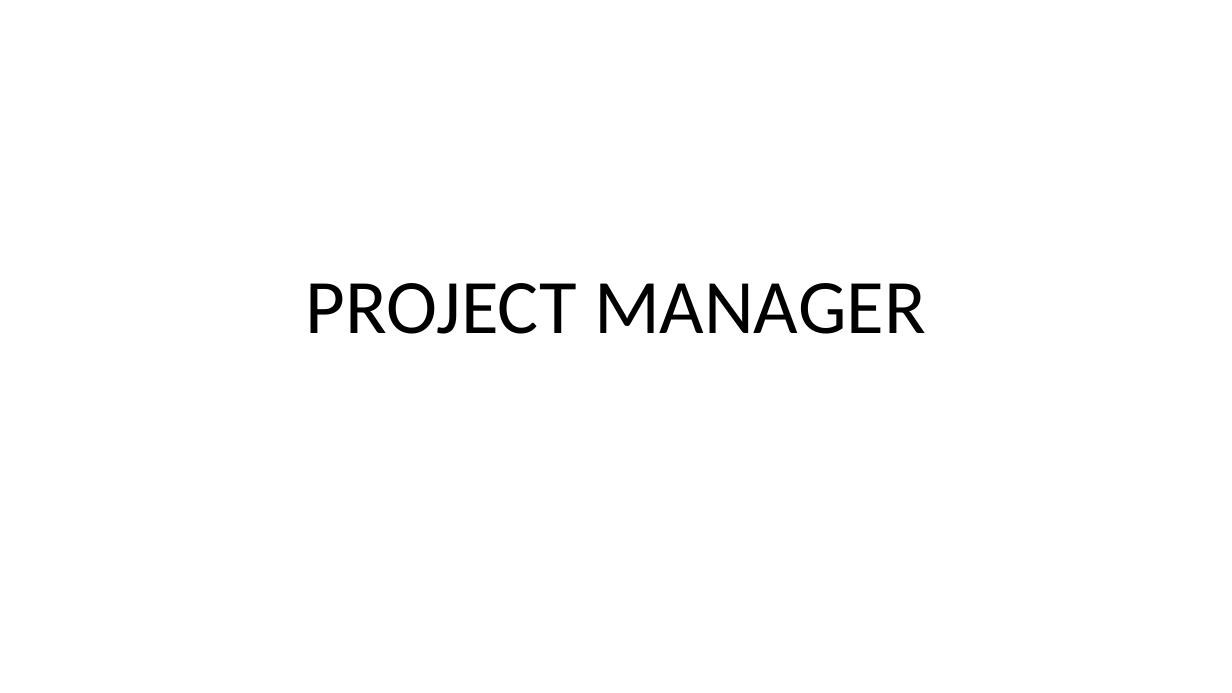
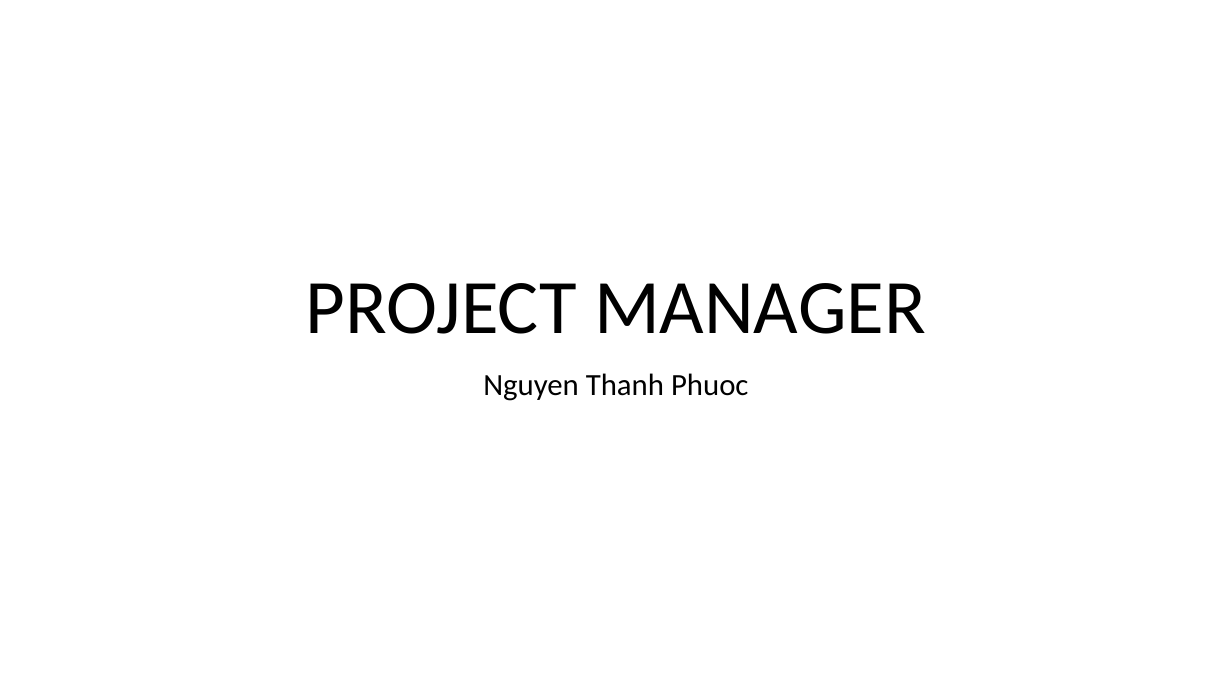
Before and after one commit to nguyenvandu/PM, a slide deck: slide 1 of PROJECT MANAGER.pptx. Drawn at 1232x693 pixels with LibreOffice and Linux fonts; fonts in the diff are those of the drawing. Boxes give left, top, right and bottom in pixels: in the first picture for what was removed or moved away, otherwise in the second. Text is boxed around its words. In the diff, an @@ line names an element or a change of style, - is before the commit and + after.

Commit message:
Update PROJECT MANAGER.pptx
NTP

```diff
--- a/PROJECT MANAGER.pptx
+++ b/PROJECT MANAGER.pptx
@@ subtitle added at box(483, 373, 748, 401), 24 pt, text #000000 @@
+Nguyen Thanh Phuoc
```
